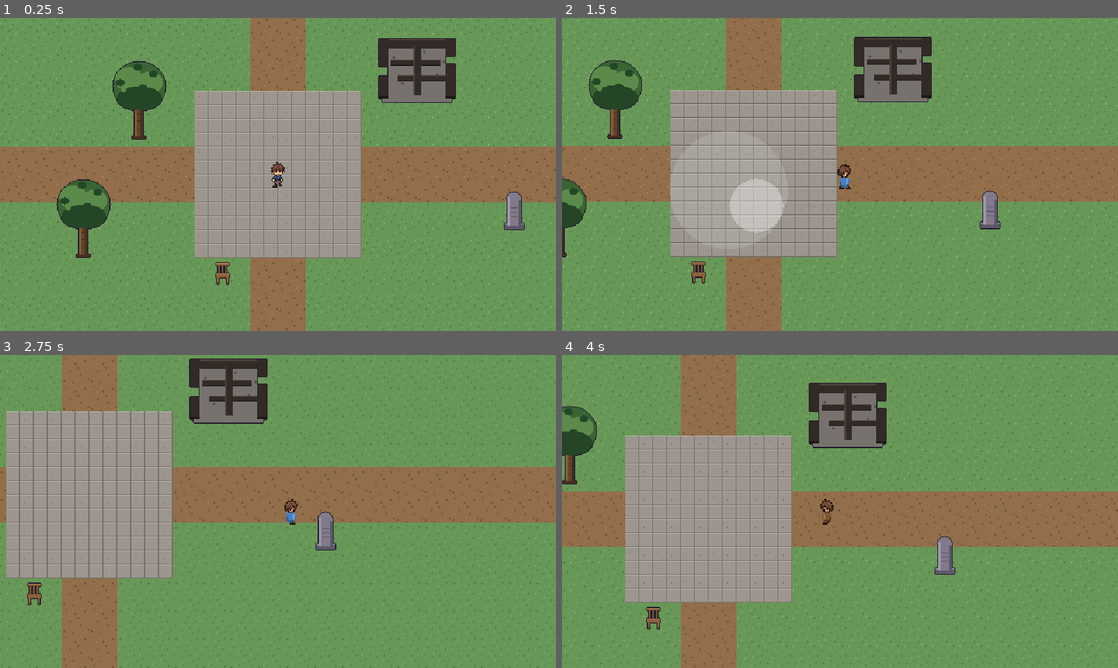
Above: before the commit, frames 1-4 (two rows, left to right).
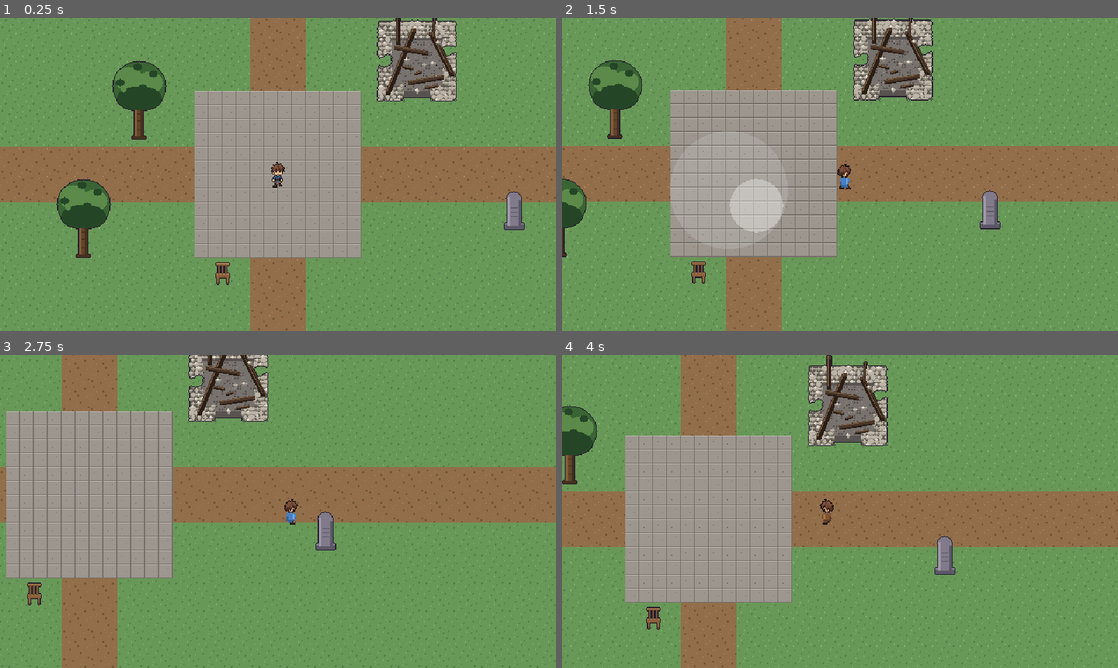
Above: after the commit, the same moments.

Repository: tupencilgon/my-first-rpg
Game: Godot game, scene res://scenes/main.tscn
Two runs of this game, one before a commit and one after it. Both use one fixed random seed, a clock stepped at 60 frames per second and the inputs below.
Inputs (mouse positions are in pixels of both pictures, inside the frame that each line leads up to):
- Up to frame 1 (0.25 s): no input
- Up to frame 2 (1.5 s): tap Enter at 0.5 s; move the mouse to (962, 158) at 0.52 s; hold Right (ui_right) 0.53-1.25 s; tap 1 at 0.6 s; click (962, 158) at 0.67 s; drag from (728, 190) to (812, 237) at 1.27 s
- Up to frame 3 (2.75 s): move the mouse to (333, 442) at 2.02 s; hold Right (ui_right) from 2.03 s (still down); tap 3 at 2.1 s
- Up to frame 4 (4 s): release Right (ui_right) at 2.75 s; drag from (812, 574) to (673, 464) at 2.77 s; move the mouse to (1006, 558) at 3.52 s; hold Left (ui_left) from 3.53 s (still down); tap 1 at 3.6 s

The runs differ from the first frame. In frame 1, 2.9% of the frame differs, in the area x 67-83%, y 0-28%; in frame 2, 2.9%; in frame 3, 2.3%; in frame 4, 3.0%, in the area x 44-59%, y 0-30%.

Commit message:
Ve lai nha chay theo ref, va cham theo tung buc tuong
NHA CHAY (96x112, truoc la 96x96)
Ve theo ref docs/art/map-source-v01/03_buildings.png: mong da cuoi mau sang,
dam go chay den do cheo, long nha la san tro. Ban cu chi la mot khoi xam dac.

Ky thuat moi trong gen_placeholder_art.py:
- _rock()      mot vien da cuoi, ba lop long nhau cho co khoi
- _rock_band() lap day mot dai bang da xep so le; tra nen mau toi TRUOC roi
               ve da len nen khe giua cac vien lo ra ro rang
- _beam()      dam go cheo, ve bang cach dong co vuong doc theo duong
- _noise()     so gia-ngau-nhien on dinh theo toa do, dung de moi vien da to
               nho khac nhau va chi ~1/3 vien co diem sang
- _ell_clip()  elip co chan trong khung

VA CHAM: 5 khoi theo tung buc tuong thay vi mot khoi dac. Mat truoc da sap
nen nguoi choi di vao duoc trong long nha - do la noi Kael dao boi tim me va
em trai (canh 4 cua demo).

Da kiem chung trong Godot: vao duoc trong nha qua mat truoc; tuong sau dung
nhan vat o -64 so voi chan nha (dung bang mep tuong -78 cong duong kinh va
cham 14); tuong trai dung o -22.9 (mep -30 cong ban kinh 7).

Sua ba lan trong qua trinh lam:
1. Vong lap _rock_band vuot mot vien nen tuong day gap doi y dinh (28px thay
   vi 14px). Them clip va sua dieu kien dung.
2. Moi vien da co mot vach sang y het nhau -> ca buc tuong thanh luoi deu tap
   tap nhu dong soi. Them _noise() de bien thien co va diem sang.
3. Hai dam cheo dai bang nhau bat cheo thanh hinh chu A giong gian giao. Doi
   thanh mot dam dai chong len tuong sau, mot dam ngan nga nguoc, va may dam
   roi do dai khac nhau.

CHECK_ASSET.PY: sua bug do file slicer cua nguoi dung lam lo ra
Cong cu bao "73% pixel mo vien" va "chi co 5 mau" cho mot anh hoan toan binh
thuong. Nguyen nhan: cong cu xuat anh tra ve alpha 252-253 thay vi 255, ma
script chi nhan dung 255 moi coi la dac.
- Them nguong NEAR_OPAQUE = 250
- Dem mau theo RGB, bo qua alpha (truoc day cung mot mau alpha 253 va 252 bi
  dem thanh hai mau)
- Bao rieng truong hop alpha 250-254 kem huong dan
- Them che do --flatten-alpha de ep alpha ve 0 hoac 255
Sau khi sua, bao cao dung: 158 mau, 2.2% pixel mo vien, va ket luan dung la
anh tham chieu chu khong phai sprite dung duoc.

Luu bo ref nhan vat moi vao docs/art/concepts/kael-turnaround-v02/.

Co-Authored-By: Claude Opus 5 <noreply@anthropic.com>

Diff:
--- a/scenes/props/prop_burnt_house.tscn
+++ b/scenes/props/prop_burnt_house.tscn
@@ -1,29 +1,52 @@
-; Vat the (prop): mot anh PNG rieng + vung va cham tu ve bang tay.
+; Ngoi nha da chay rui. Anh 96x112, goc toa do o CHAN (day anh, giua ngang).
 ;
-; QUY UOC QUAN TRONG: goc toa do cua scene nay nam o CHAN vat the
-; (day anh, giua chieu ngang). Vi vay Sprite2D dat offset = (-48, -96).
+; VA CHAM THEO TUNG BUC TUONG, khong phai mot khoi dac.
 ;
-; Nho quy uoc do ma Y-sort so sanh dung: nhan vat dung PHIA TREN vat the
-; thi bi vat the che, dung PHIA DUOI thi che vat the.
+; Vi sao: mat truoc nha da sap nen nguoi choi PHAI di vao duoc trong long nha
+; - do la noi Kael dao boi tim me va em trai (canh 4 cua demo). Neu cho ca
+; ngoi nha thanh mot khoi chan duong thi khong vao duoc.
 ;
-; Vung va cham chi bao quanh phan CHAN - tan cay hay mai nha thi nguoi choi
-; di duoi duoc, dung chan ca khoi anh.
+; Nam khoi chan: tuong sau, tuong trai, tuong phai, va hai chan tuong truoc.
+; Khoang trong o giua mat truoc rong 33 pixel - du cho nhan vat (duong kinh
+; va cham 14) di qua thoai mai.
 
-[gd_scene load_steps=3 format=3]
+[gd_scene load_steps=5 format=3]
 
 [ext_resource type="Texture2D" path="res://assets/props/prop_burnt_house.png" id="1_tex"]
 
-[sub_resource type="RectangleShape2D" id="RectangleShape2D_base"]
-size = Vector2(88, 72)
+[sub_resource type="RectangleShape2D" id="RectangleShape2D_back"]
+size = Vector2(88, 18)
+
+[sub_resource type="RectangleShape2D" id="RectangleShape2D_side"]
+size = Vector2(14, 72)
+
+[sub_resource type="RectangleShape2D" id="RectangleShape2D_front"]
+size = Vector2(14, 16)
 
 [node name="PropBurntHouse" type="StaticBody2D"]
 
 [node name="Sprite2D" type="Sprite2D" parent="."]
 texture_filter = 1
 centered = false
-offset = Vector2(-48, -96)
+offset = Vector2(-48, -112)
 texture = ExtResource("1_tex")
 
-[node name="CollisionShape2D" type="CollisionShape2D" parent="."]
-position = Vector2(0, -36)
-shape = SubResource("RectangleShape2D_base")
+[node name="TuongSau" type="CollisionShape2D" parent="."]
+position = Vector2(0, -87)
+shape = SubResource("RectangleShape2D_back")
+
+[node name="TuongTrai" type="CollisionShape2D" parent="."]
+position = Vector2(-37, -42)
+shape = SubResource("RectangleShape2D_side")
+
+[node name="TuongPhai" type="CollisionShape2D" parent="."]
+position = Vector2(37, -42)
+shape = SubResource("RectangleShape2D_side")
+
+[node name="ChanTuongTruocTrai" type="CollisionShape2D" parent="."]
+position = Vector2(-24, -14)
+shape = SubResource("RectangleShape2D_front")
+
+[node name="ChanTuongTruocPhai" type="CollisionShape2D" parent="."]
+position = Vector2(23, -14)
+shape = SubResource("RectangleShape2D_front")
Binary file changed: assets/props/prop_burnt_house.png
Binary file added: docs/art/concepts/kael-turnaround-v02/kael-len.png
Not shown, added: docs/art/concepts/kael-turnaround-v02/kael-len.png.import
Binary file added: docs/art/concepts/kael-turnaround-v02/kael-phai.png
Not shown, added: docs/art/concepts/kael-turnaround-v02/kael-phai.png.import
Binary file added: docs/art/concepts/kael-turnaround-v02/kael-trai.png
Not shown, added: docs/art/concepts/kael-turnaround-v02/kael-trai.png.import
Binary file added: docs/art/concepts/kael-turnaround-v02/kael-xuong.png
Not shown, added: docs/art/concepts/kael-turnaround-v02/kael-xuong.png.import
Not shown, changed: DESIGN.md
Not shown, changed: tools/check_asset.py
Not shown, changed: tools/gen_placeholder_art.py
